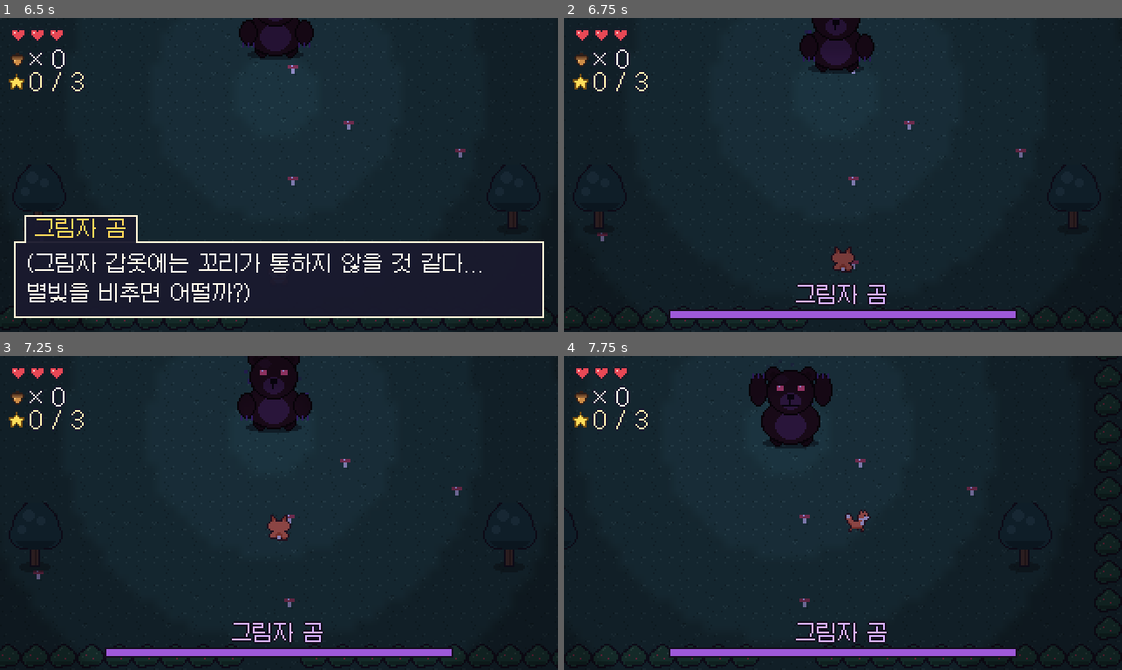
Above: before the commit, frames 1-4 (two rows, left to right).
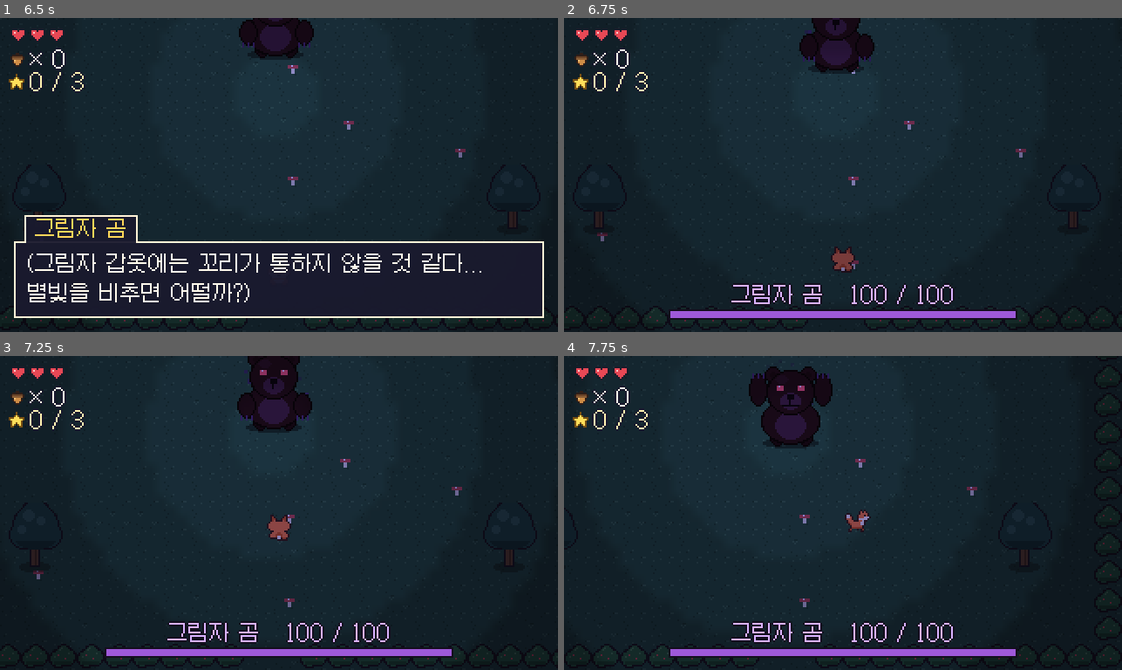
Above: after the commit, the same moments.

Repository: passedcloud-cmd/trymakegame
Game: Godot game, scene res://scenes/den.tscn
The game is run twice, just before and just after one commit, with the same random seed, the same clock (stepped at 60 frames per second) and the same inputs. This scene is started directly instead of the project's main scene.
Inputs:
- Up to frame 1 (6.5 s): tap Enter at 0.5, 2 s; hold Right (ui_right) 0.53-1.28 s; hold X (attack) 0.53-1.28 s; tap C (dash) at 0.8, 1.35, 3.05, 3.6, 5.3 s; tap Space at 1.25, 3.5 s; hold Down (ui_down) 1.28-2.03 s; tap V (starlight) at 1.55, 2.1, 3.8, 5.1, 6.05 s; hold Right (ui_right) 2.03-2.78 s; hold X (attack) 2.03-2.78 s; hold Up (ui_up) 2.78-3.53 s; tap X (attack) at 2.85, 4.55, 5.85 s; hold Left (ui_left) 3.53-5.03 s; tap Z (interact) at 4.35 s; hold Down (ui_down) 5.03-5.78 s; hold Right (ui_right) from 5.78 s (still down)
- Up to frame 2 (6.75 s): tap Enter at 6.5 s; release Right (ui_right) at 6.53 s; hold Up (ui_up) from 6.53 s (still down); hold X (attack) from 6.53 s (still down); tap C (dash) at 6.6 s
- Up to frame 3 (7.25 s): keep holding Up (ui_up); keep holding X (attack)
- Up to frame 4 (7.75 s): release Up (ui_up) at 7.28 s; release X (attack) at 7.28 s; hold Right (ui_right) from 7.28 s (still down); tap V (starlight) at 7.35 s; tap C (dash) at 7.55 s

Frame 1 is identical in both runs. In frame 2, 0.6% of the frame differs, in the area x 30-70%, y 85-92%; in frame 3, 0.6%; in frame 4, 0.6%.

Commit message:
몬스터 머리 위 HP바와 데미지 숫자 추가
- 몬스터 머리 위 작은 HP바 (초록 → 노랑 → 빨강), 몬스터를 따라다니고 쓰러지면 사라짐
- 때릴 때마다 데미지 숫자가 톡 튀어나왔다 떠오르며 사라짐
- 숫자를 보기 좋게 전투 수치를 10배로: 꼬리 공격 8~12, 슬라임 체력 20, 그림자 곰 체력 100
- 보스 체력 막대에 '남은 체력 / 최대 체력' 숫자 표시
- WorldOverlay: 밤/동굴 어둠에 가려지지 않는 겹쳐 그리는 층 (데미지 숫자, 떠오르는 글자, HP바)
- 꼬리 공격이 몬스터의 몸통 영역에도 맞도록 해서 큰 그림자 곰을 때리기 쉬워짐

Co-Authored-By: Claude Opus 5.5 <noreply@anthropic.com>
Claude-Session: https://claude.ai/code/session_013dURMXEwfX9pmMf13tBkk7

Diff:
--- /dev/null
+++ b/scenes/enemy_hp_bar.tscn
@@ -0,0 +1,22 @@
+[gd_scene load_steps=2 format=3]
+
+[ext_resource type="Script" path="res://scripts/enemy_hp_bar.gd" id="1_bar"]
+
+[node name="HpBar" type="Node2D"]
+z_index = 10
+script = ExtResource("1_bar")
+
+[node name="Back" type="ColorRect" parent="."]
+offset_left = -8.0
+offset_top = -1.0
+offset_right = 8.0
+offset_bottom = 3.0
+mouse_filter = 2
+color = Color(0.08, 0.06, 0.12, 0.9)
+
+[node name="Fill" type="ColorRect" parent="."]
+offset_left = -7.0
+offset_right = 7.0
+offset_bottom = 2.0
+mouse_filter = 2
+color = Color(0.45, 0.9, 0.4, 1)
--- a/scenes/shadow_slime.tscn
+++ b/scenes/shadow_slime.tscn
@@ -1,7 +1,8 @@
-[gd_scene load_steps=5 format=3]
+[gd_scene load_steps=6 format=3]
 
 [ext_resource type="Script" path="res://scripts/shadow_slime.gd" id="1_slime"]
 [ext_resource type="Texture2D" path="res://assets/shadow_slime.png" id="2_sprite"]
+[ext_resource type="PackedScene" path="res://scenes/enemy_hp_bar.tscn" id="3_hp_bar"]
 
 [sub_resource type="RectangleShape2D" id="RectangleShape2D_body"]
 size = Vector2(12, 6)
@@ -27,3 +28,6 @@
 [node name="CollisionShape2D" type="CollisionShape2D" parent="ContactArea"]
 position = Vector2(0, 3)
 shape = SubResource("CircleShape2D_contact")
+
+[node name="HpBar" parent="." instance=ExtResource("3_hp_bar")]
+position = Vector2(0, -6)
--- a/scripts/boss_bar.gd
+++ b/scripts/boss_bar.gd
@@ -2,6 +2,9 @@
 ## 화면 위쪽에 보스의 체력 막대를 보여줘요.
 
 @onready var fill: ColorRect = $Bar/Fill
+@onready var name_label: Label = $Name
+
+var boss_name := ""
 @onready var bar_width: float = $Bar.size.x - 2
 
 
@@ -11,10 +14,12 @@
 
 ## 보스를 연결해요. 보스 체력이 바뀌면 막대도 줄어들어요.
 func setup(boss: Node) -> void:
+	boss_name = name_label.text
 	boss.health_changed.connect(update_bar)
 	update_bar(boss.hp, boss.max_hp)
 
 
 func update_bar(hp: int, max_hp: int) -> void:
 	var ratio := clampf(float(hp) / max_hp, 0.0, 1.0)
+	name_label.text = "%s   %d / %d" % [boss_name, hp, max_hp]
 	create_tween().tween_property(fill, "size:x", bar_width * ratio, 0.25)
--- /dev/null
+++ b/scripts/enemy_hp_bar.gd
@@ -0,0 +1,49 @@
+extends Node2D
+## 몬스터 머리 위에 뜨는 작은 체력 막대예요.
+## 체력이 많으면 초록색, 절반 아래면 노란색, 조금 남으면 빨간색이 돼요.
+
+## 막대 너비 (픽셀)
+@export var width: float = 14.0
+
+@onready var back: ColorRect = $Back
+@onready var fill: ColorRect = $Fill
+
+var target: Node2D          # 따라다닐 몬스터
+var offset := Vector2.ZERO  # 몬스터 위치에서 얼마나 떨어져 있을지
+
+
+func _ready() -> void:
+	# 밤 색깔에 어두워지지 않도록 "겹쳐 그리는 층"으로 옮겨 가서 몬스터를 따라다녀요.
+	target = get_parent() as Node2D
+	offset = position
+	move_to_overlay.call_deferred()
+
+
+# 맵 준비가 다 끝난 뒤에 옮겨 가요. (준비 중에는 새 노드를 붙일 수 없어요)
+func move_to_overlay() -> void:
+	if is_instance_valid(target):
+		reparent(WorldOverlay.of(self), false)
+
+	back.position = Vector2(-width / 2.0 - 1.0, -1.0)
+	back.size = Vector2(width + 2.0, 4.0)
+	fill.position = Vector2(-width / 2.0, 0.0)
+	fill.size = Vector2(width, 2.0)
+
+
+func _process(_delta: float) -> void:
+	if not is_instance_valid(target) or target.is_queued_for_deletion():
+		queue_free()
+		return
+	global_position = target.global_position + offset
+
+
+## 남은 체력 비율(0~1)을 알려주면 막대가 줄어들어요.
+func set_ratio(ratio: float) -> void:
+	ratio = clampf(ratio, 0.0, 1.0)
+	create_tween().tween_property(fill, "size:x", width * ratio, 0.2)
+	if ratio > 0.5:
+		fill.color = Color(0.45, 0.9, 0.4)
+	elif ratio > 0.25:
+		fill.color = Color(1.0, 0.82, 0.3)
+	else:
+		fill.color = Color(1.0, 0.35, 0.35)
--- a/scripts/floating_text.gd
+++ b/scripts/floating_text.gd
@@ -13,9 +13,32 @@
 	label.add_theme_color_override("font_outline_color", Color(0.08, 0.06, 0.12))
 	label.add_theme_constant_override("outline_size", 3)
 	label.z_index = 20
-	from.get_tree().current_scene.add_child(label)
+	WorldOverlay.of(from).add_child(label)
 	label.global_position = world_position - Vector2(60, 8)
 	var tween := label.create_tween().set_parallel()
 	tween.tween_property(label, "position:y", label.position.y - 16, 0.9)
 	tween.tween_property(label, "modulate:a", 0.0, 0.9).set_delay(0.3)
 	tween.chain().tween_callback(label.queue_free)
+
+
+## 데미지 숫자를 띄워요. 톡 튀어나왔다가 위로 떠오르며 사라져요.
+## 사용 예: FloatingText.damage(self, global_position + Vector2(0, -12), 10)
+static func damage(from: Node, world_position: Vector2, amount: int, color := Color(1, 0.95, 0.6)) -> void:
+	var label := FloatingText.new()
+	label.text = str(amount)
+	label.horizontal_alignment = HORIZONTAL_ALIGNMENT_CENTER
+	label.size = Vector2(40, 16)
+	label.pivot_offset = label.size / 2.0
+	label.add_theme_color_override("font_color", color)
+	label.add_theme_color_override("font_outline_color", Color(0.08, 0.06, 0.12))
+	label.add_theme_constant_override("outline_size", 3)
+	label.z_index = 21
+	WorldOverlay.of(from).add_child(label)
+	# 여러 번 때려도 숫자가 겹치지 않게 옆으로 살짝씩 흩어져요.
+	label.global_position = world_position - label.size / 2.0 + Vector2(randf_range(-6, 6), 0)
+	label.scale = Vector2(1.6, 1.6)
+	var tween := label.create_tween()
+	tween.tween_property(label, "scale", Vector2.ONE, 0.12).set_trans(Tween.TRANS_BACK)
+	tween.parallel().tween_property(label, "position:y", label.position.y - 14, 0.7).set_ease(Tween.EASE_OUT)
+	tween.parallel().tween_property(label, "modulate:a", 0.0, 0.35).set_delay(0.4)
+	tween.tween_callback(label.queue_free)
--- a/scripts/player.gd
+++ b/scripts/player.gd
@@ -12,8 +12,10 @@
 @export_group("전투")
 ## 최대 체력 (하트 개수)
 @export var max_hp: int = 3
-## 꼬리 공격이 몬스터에게 주는 피해
-@export var attack_damage: int = 1
+## 꼬리 공격이 몬스터에게 주는 피해 (기본값)
+@export var attack_damage: int = 10
+## 피해가 매번 이만큼 오르내려요. (10 ± 2 → 8~12)
+@export var attack_damage_variation: int = 2
 ## 꼬리를 휘두르는 시간 (초)
 @export var attack_duration: float = 0.15
 ## 한 번 휘두른 뒤 다시 휘두를 수 있을 때까지 기다리는 시간 (초)
@@ -152,6 +154,11 @@
 	tail_swipe.show()
 
 
+## 이번 공격의 피해를 정해요. (예: 8~12 중 하나)
+func roll_damage() -> int:
+	return max(1, attack_damage + randi_range(-attack_damage_variation, attack_damage_variation))
+
+
 func update_attack(delta: float) -> void:
 	cooldown_timer -= delta
 	if attack_timer <= 0.0:
@@ -162,10 +169,14 @@
 	tail_swipe.modulate.a = clampf(attack_timer / attack_duration, 0.0, 1.0)
 
 	# 공격 판정 안에 있는 몬스터에게 피해를 줘요.
-	for body in tail_hitbox.get_overlapping_bodies():
-		if body.is_in_group("enemy") and body not in hit_enemies:
-			hit_enemies.append(body)
-			body.take_hit(attack_damage, global_position)
+	# 발밑(몸)뿐 아니라 몸통 영역(Area2D)에 닿아도 맞아요. (큰 그림자 곰의 배를 때려도 OK)
+	var targets: Array = tail_hitbox.get_overlapping_bodies()
+	for area in tail_hitbox.get_overlapping_areas():
+		targets.append(area.get_parent())
+	for target in targets:
+		if target.is_in_group("enemy") and target not in hit_enemies:
+			hit_enemies.append(target)
+			target.take_hit(roll_damage(), global_position)
 
 	if attack_timer <= 0.0:
 		tail_swipe.hide()
--- a/scripts/shadow_bear.gd
+++ b/scripts/shadow_bear.gd
@@ -11,7 +11,7 @@
 ## 쓰러지면 알려줘요.
 signal defeated
 
-@export var max_hp: int = 10
+@export var max_hp: int = 100
 ## 평소에 코랄 쪽으로 걸어오는 속도
 @export var walk_speed: float = 28.0
 ## 돌진 속도
@@ -291,6 +291,7 @@
 
 	hp = max(hp - amount, 0)
 	health_changed.emit(hp, max_hp)
+	FloatingText.damage(self, global_position + Vector2(randf_range(-10, 10), -40), amount, Color(1, 0.85, 0.4))
 	Sound.play("hit", 0.0, 0.8)
 	knockback = from.direction_to(global_position) * 120.0
 	var flash := create_tween()
--- a/scripts/shadow_slime.gd
+++ b/scripts/shadow_slime.gd
@@ -2,7 +2,7 @@
 ## 그림자 슬라임: 어슬렁거리다가 코랄이 가까이 오면 쫓아와요.
 
 ## 체력 (꼬리에 몇 번 맞으면 사라질지)
-@export var max_hp: int = 2
+@export var max_hp: int = 20
 ## 움직이는 속도
 @export var move_speed: float = 28.0
 ## 코랄이 이 거리(픽셀) 안에 들어오면 쫓아와요.
@@ -18,6 +18,7 @@
 
 @onready var sprite: Sprite2D = $Sprite2D
 @onready var contact_area: Area2D = $ContactArea
+@onready var hp_bar: Node2D = $HpBar
 
 var hp := 0
 var time := 0.0
@@ -80,6 +81,8 @@
 		return
 	hp -= amount
 	Sound.play("hit")
+	hp_bar.set_ratio(float(hp) / max_hp)
+	FloatingText.damage(self, global_position + Vector2(0, -10), amount)
 	knockback = (global_position - from).normalized() * 200.0
 
 	# 빨갛게 번쩍!
@@ -93,6 +96,7 @@
 
 func die() -> void:
 	is_dying = true
+	hp_bar.hide()
 	Sound.play("pop")
 	if randf() < acorn_drop_chance:
 		var acorn := ACORN_SCENE.instantiate()
--- /dev/null
+++ b/scripts/world_overlay.gd
@@ -0,0 +1,18 @@
+class_name WorldOverlay
+extends CanvasLayer
+## 맵 위에 겹쳐 그리는 층이에요. 데미지 숫자, 몬스터 HP바처럼
+## 밤 색깔(CanvasModulate)에 어두워지면 안 되는 것들을 여기에 그려요.
+## 맵과 함께 움직여요. (follow_viewport)
+
+
+## 지금 맵의 겹쳐 그리는 층을 찾아줘요. 없으면 새로 만들어요.
+static func of(from: Node) -> CanvasLayer:
+	var scene := from.get_tree().current_scene
+	var overlay := scene.get_node_or_null("WorldOverlay") as CanvasLayer
+	if overlay == null:
+		overlay = WorldOverlay.new()
+		overlay.name = "WorldOverlay"
+		overlay.layer = 2
+		overlay.follow_viewport_enabled = true
+		scene.add_child(overlay)
+	return overlay
Not shown, added: scripts/enemy_hp_bar.gd.uid
Not shown, added: scripts/world_overlay.gd.uid
Not shown, changed: README.md
